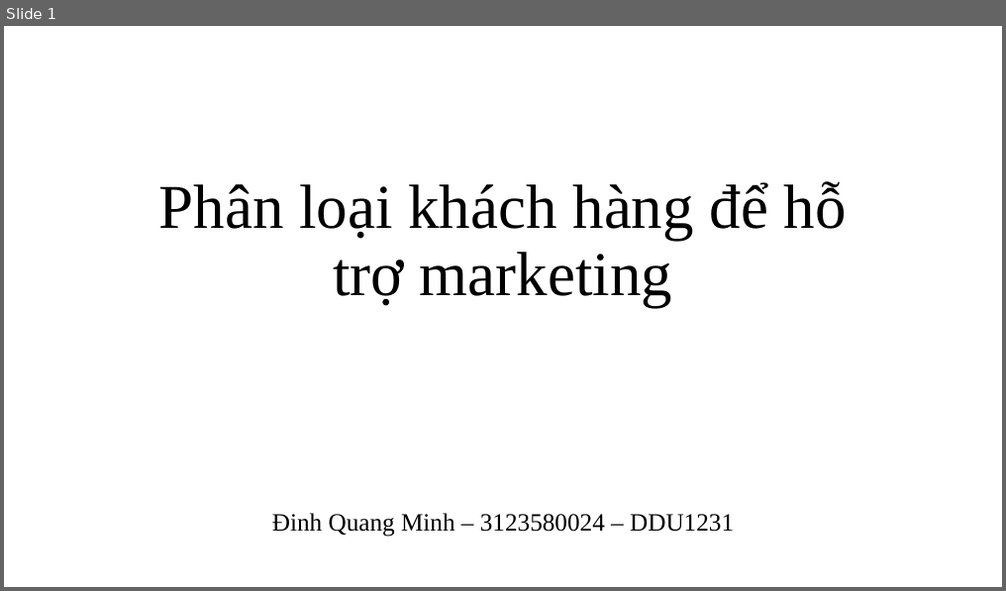
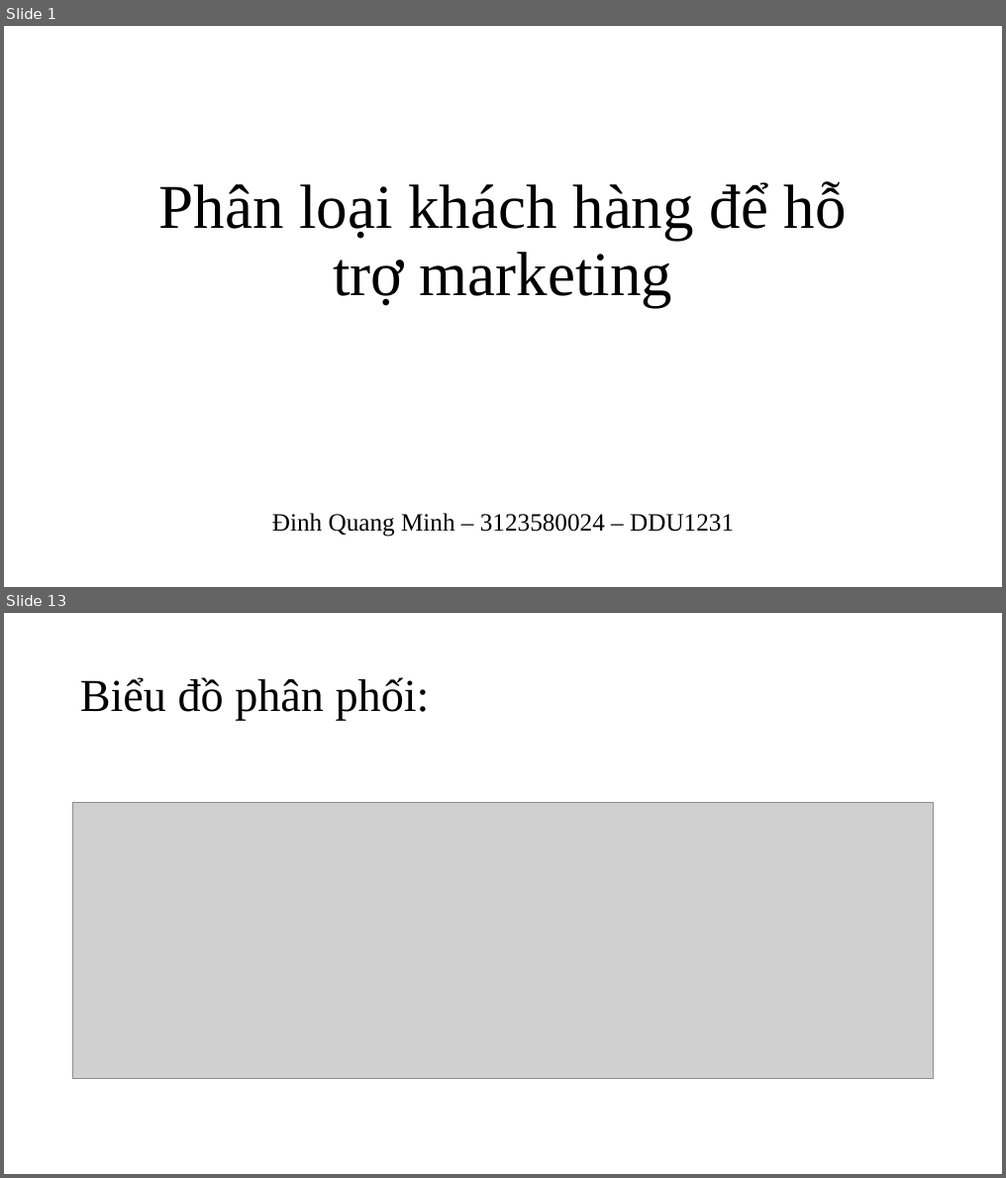
Before and after one commit to QuangMinh03042005/sgu25_kpdl, a slide deck: Lab02/online_retail.pptx. Shown one above the other, each under a label of ours: slide 1 before the commit, slides 1 and 13 after it; the slides between them are not shown. The pictures are 1006x591 and 1006x1178 pixels, drawn with LibreOffice and Linux fonts; fonts in the diff are those of the drawing; grey boxes stand for pictures. Boxes give left, top, right and bottom in pixels: in the first picture for what was removed or moved away, otherwise in the second. Text is boxed around its words. In the diff, an @@ line names an element or a change of style, - is before the commit and + after.

```diff
--- a/Lab02/online_retail.pptx
+++ b/Lab02/online_retail.pptx
@@ slide 13 added at (4,613,1002,1174), background #FFFFFF @@
@@ title added at (80,677,430,721), 44 pt, text #000000 @@
+Biểu đồ phân phối:
@@ picture added at (73,802,934,1079) @@
```
Also in this commit, not shown: 1 slide changed, 22 other slides added, 2 other files.
